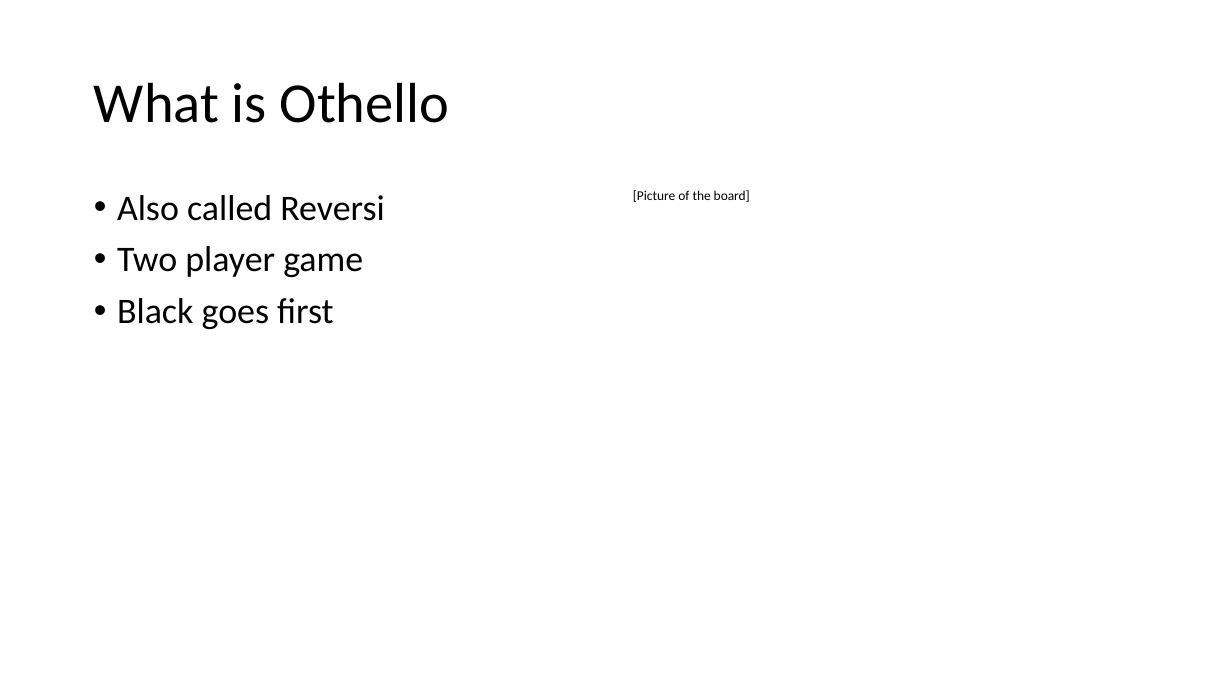
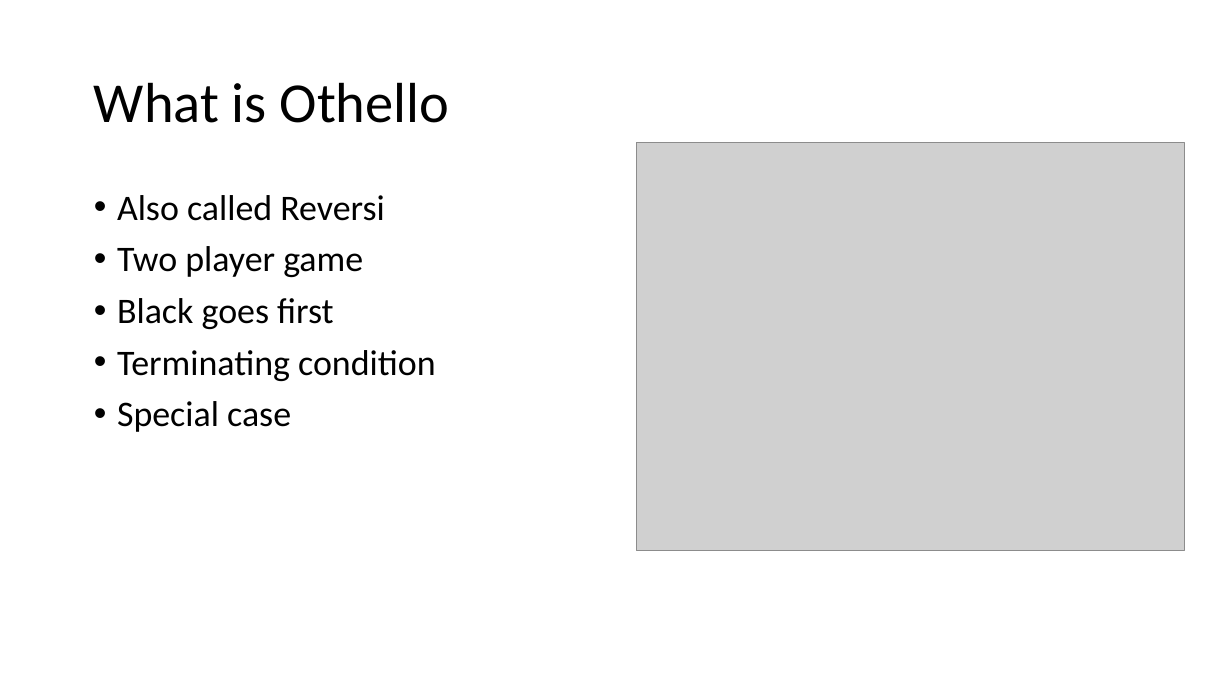
Before and after one commit to SaraGhlm/Othello, a slide deck: slide 2 of Presentations/Othello.pptx. Drawn at 1232x693 pixels with LibreOffice and Linux fonts; fonts in the diff are those of the drawing; grey boxes stand for pictures. Boxes give left, top, right and bottom in pixels: in the first picture for what was removed or moved away, otherwise in the second. Text is boxed around its words. In the diff, an @@ line names an element or a change of style, - is before the commit and + after.

```diff
--- a/Presentations/Othello.pptx
+++ b/Presentations/Othello.pptx
@@ picture added at [637,142,1185,552] @@
@@ text removed at [633,190,750,202] @@
-[Picture of the board]
@@ text at [117,350,436,432]: paragraphs added @@
+• Terminating condition
+• Special case
```
Also in this commit, not shown: 1 slide added, 1 other file.
